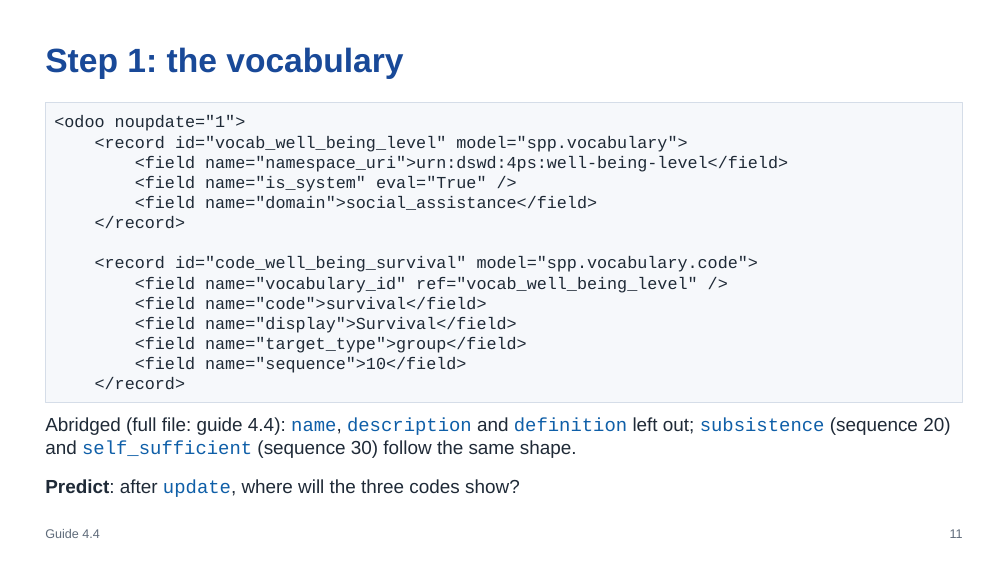
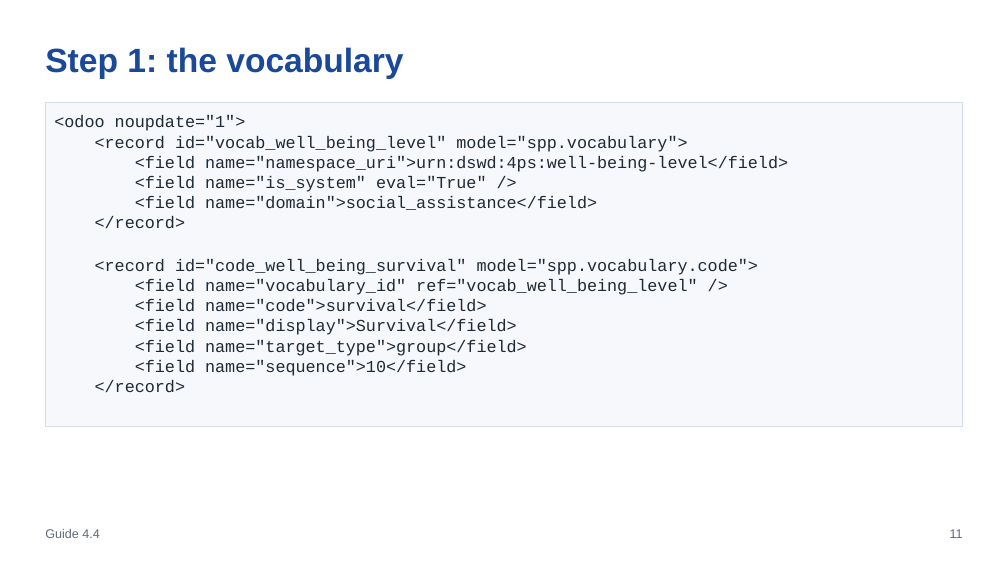
Before and after one commit to pithtech/OpenSPP-Template, a slide deck: slide 11 of training/module4/slides.pptx. Drawn at 1008x567 pixels with LibreOffice and Linux fonts; fonts in the diff are those of the drawing. Boxes give left, top, right and bottom in pixels: in the first picture for what was removed or moved away, otherwise in the second. Text is boxed around its words. In the diff, an @@ line names an element or a change of style, - is before the commit and + after.

```diff
--- a/training/module4/slides.pptx
+++ b/training/module4/slides.pptx
@@ rectangle "<odoo noupdate="1">": place and size @@
-rectangle "<odoo noupdate="1">" at bbox=[45, 102, 963, 402]
+rectangle "<odoo noupdate="1">" at bbox=[45, 102, 963, 426]
@@ rectangle "<odoo noupdate="1">" at bbox=[45, 102, 963, 426]: line spacing 19.2pt to 1 @@
@@ text removed at bbox=[45, 417, 950, 458] @@
-Abridged (full file: guide 4.4): name, description and definition left out; subsistence (sequence 20) and self_sufficient (sequence 30) follow the same shape.
@@ text removed at bbox=[45, 479, 520, 497] @@
-Predict: after update, where will the three codes show?
```
Also in this commit, not shown: 22 other slides changed, 1 slide added, 12 other files.
